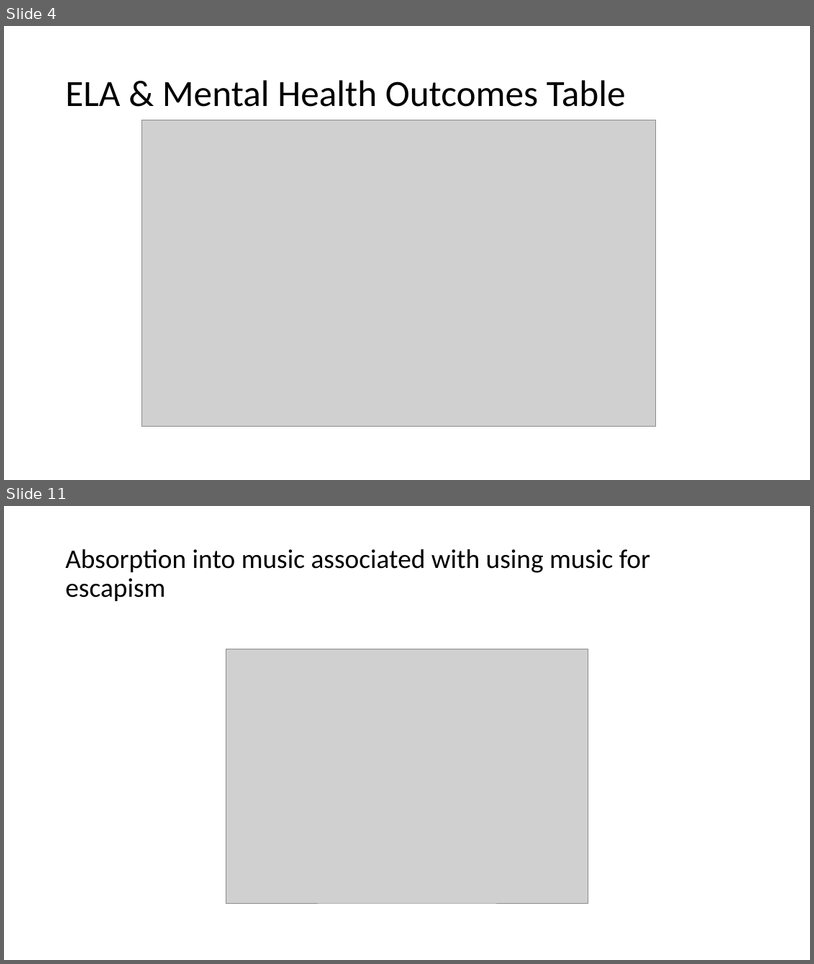
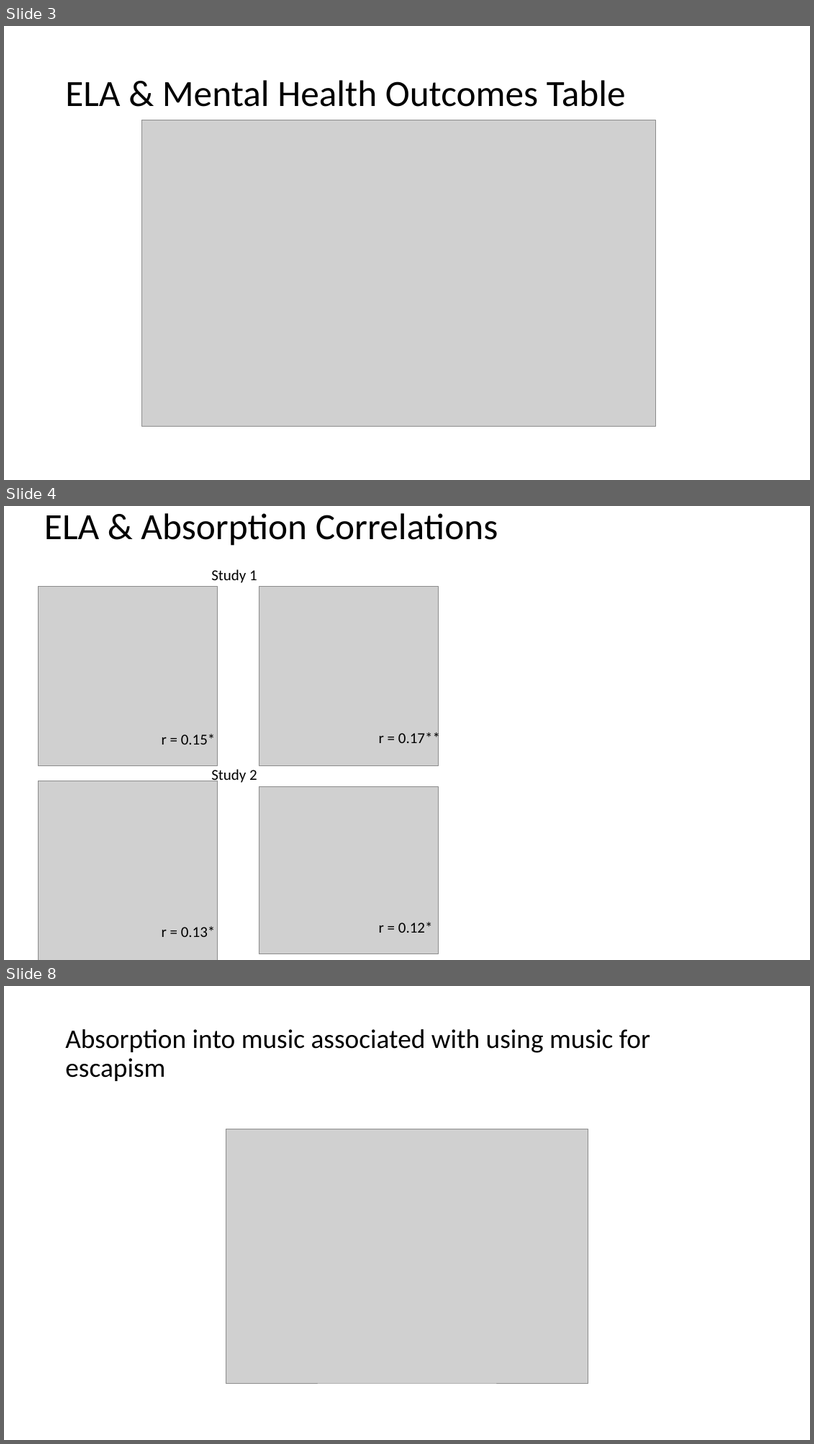
Before and after one commit to njk2136/TEAM, a slide deck: figures/AIMS_paper/AIMS_paperfigures.pptx. Shown one above the other, each under a label of ours: slides 4 and 11 before the commit, slides 3, 4 and 8 after it; the slides between them are not shown. The pictures are 814x964 and 814x1444 pixels, drawn with LibreOffice and Linux fonts; fonts in the diff are those of the drawing; grey boxes stand for pictures. Boxes give left, top, right and bottom in pixels: in the first picture for what was removed or moved away, otherwise in the second. Text is boxed around its words. In the diff, an @@ line names an element or a change of style, - is before the commit and + after.

Commit message:
updates to absorption plots

```diff
--- a/figures/AIMS_paper/AIMS_paperfigures.pptx
+++ b/figures/AIMS_paper/AIMS_paperfigures.pptx
@@ slide 4 added at [4,506,810,960], background #FFFFFF @@
@@ title added at [44,513,499,546], 44 pt, text #000000 @@
+ELA & Absorption Correlations
@@ text added at [211,569,257,583], 18 pt, text #000000 @@
+Study 1
@@ picture added at [39,587,218,765] @@
@@ picture added at [260,587,438,765] @@
@@ text added at [162,734,216,744], 18 pt, text #000000 @@
+r = 0.15*
@@ text added at [379,730,440,747], 18 pt, text #000000 @@
+r = 0.17**
@@ picture added at [39,780,218,960] @@
@@ text added at [211,769,257,785], 18 pt, text #000000 @@
+Study 2
@@ picture added at [260,787,438,955] @@
@@ text added at [162,926,216,937], 18 pt, text #000000 @@
+r = 0.13*
@@ text added at [379,921,433,932], 18 pt, text #000000 @@
+r = 0.12*
@@ what was slide 4 is now slide 3 @@
@@ what was slide 11 is now slide 8 @@
```
Also in this commit, not shown: 3 slides changed, 1 other slide added, 5 slides removed, 13 other files.
